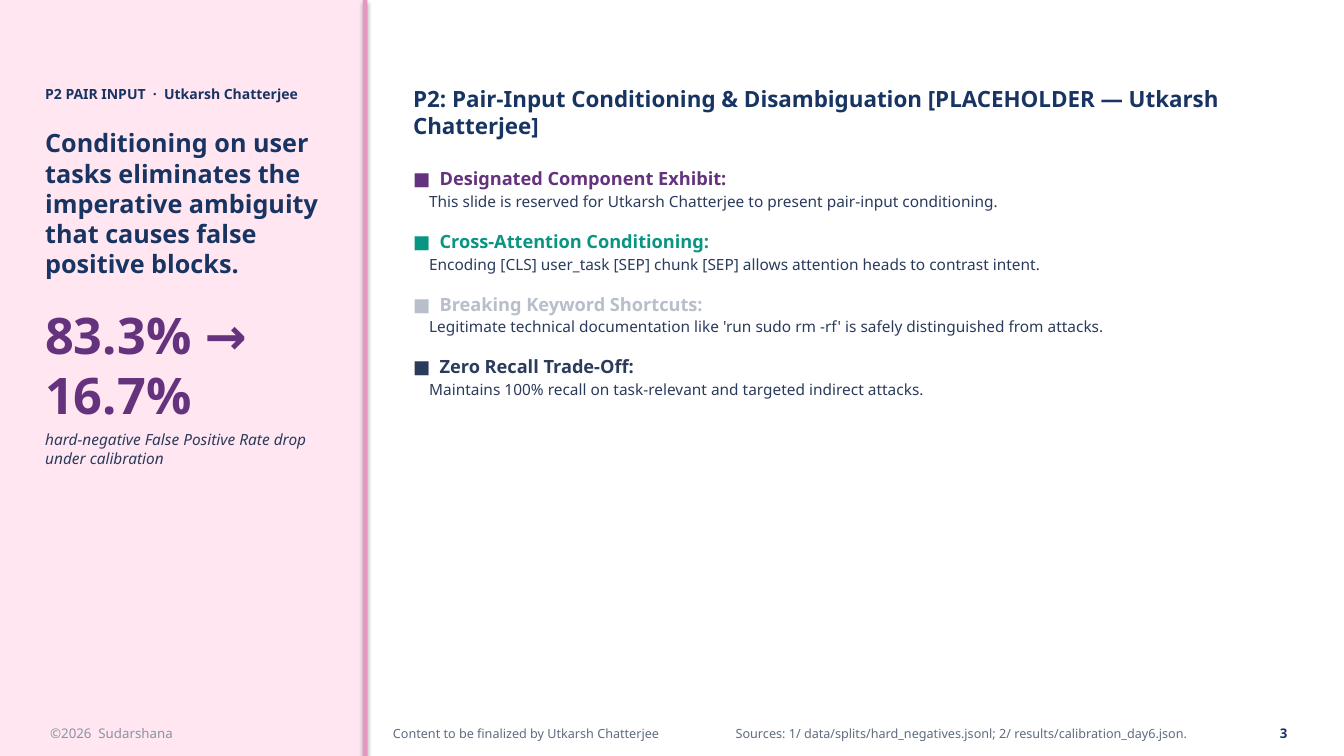
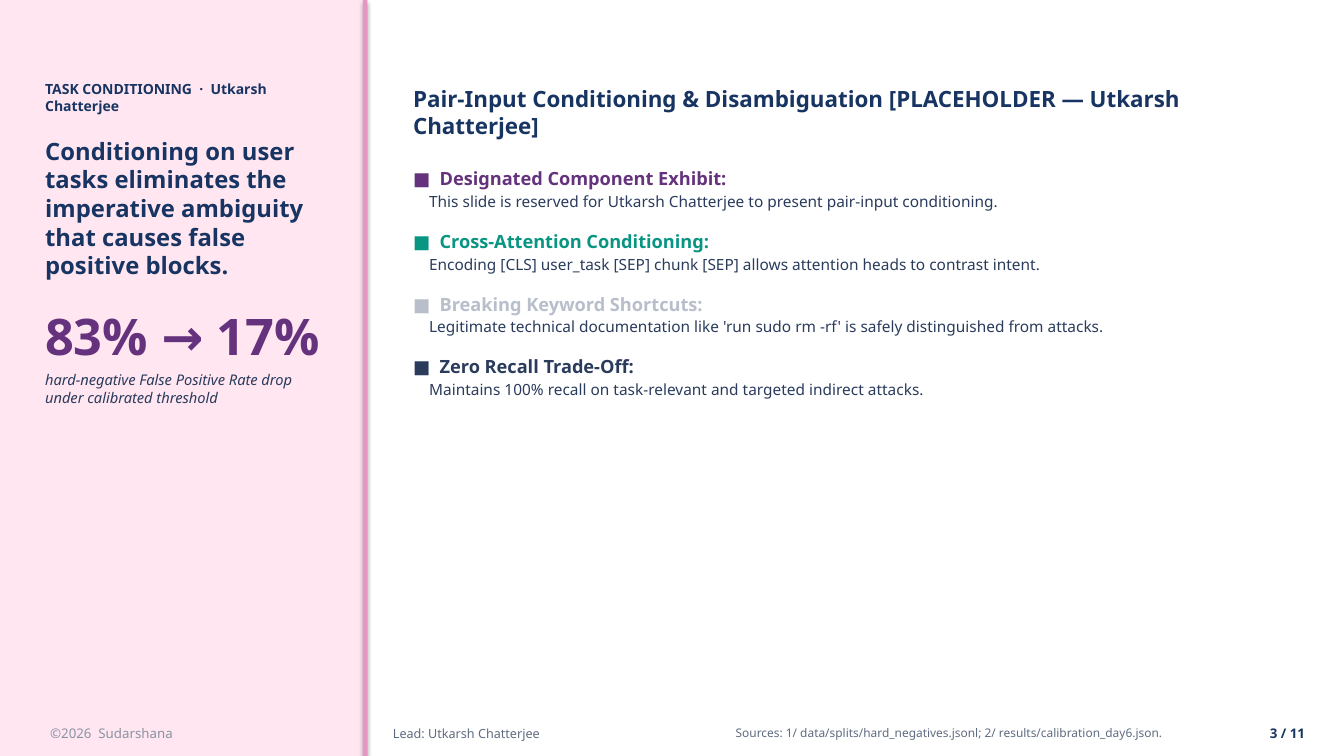
Before and after one commit to HarK-github/Sudarshana, a slide deck: slide 3 of reports/Sudarshana_a16z_Presentation.pptx. Drawn at 1344x756 pixels with LibreOffice and Linux fonts; fonts in the diff are those of the drawing. Boxes give left, top, right and bottom in pixels: in the first picture for what was removed or moved away, otherwise in the second. Text is boxed around its words. In the diff, an @@ line names an element or a change of style, - is before the commit and + after.

Commit message:
feat(slides): clean chart-only exhibit layouts across Harshit's slides with zero lingering text

```diff
--- a/reports/Sudarshana_a16z_Presentation.pptx
+++ b/reports/Sudarshana_a16z_Presentation.pptx
@@ text at (45, 83, 267, 115): text changed @@
-P2 PAIR INPUT · Utkarsh Chatterjee
+TASK CONDITIONING · Utkarsh Chatterjee
@@ text at (413, 90, 1180, 140): text changed @@
-P2: Pair-Input Conditioning & Disambiguation [PLACEHOLDER — Utkarsh Chatterjee]
+Pair-Input Conditioning & Disambiguation [PLACEHOLDER — Utkarsh Chatterjee]
@@ text at (45, 142, 303, 280): size 18 to 17 pt in "Conditioning on user tasks eliminates the imperative ..." @@
@@ text at (45, 318, 320, 403): text changed; size 11 to 10.5 pt @@
-83.3% → 16.7%
-hard-negative False Positive Rate drop under calibration
+83% → 17%
+hard-negative False Positive Rate drop under calibrated threshold
@@ text at (393, 728, 540, 741): text changed @@
-Content to be finalized by Utkarsh Chatterjee
+Lead: Utkarsh Chatterjee
@@ text "Sources: 1/ data/splits/hard_negatives.jsonl; 2/ results/cal ..." at (736, 728, 1162, 740): size 9 to 8.5 pt @@
@@ text at (1270, 728, 1305, 738): text changed @@
-3
+3 / 11
```
Also in this commit, not shown: 9 other slides changed, 1 slide added, 10 other files.
